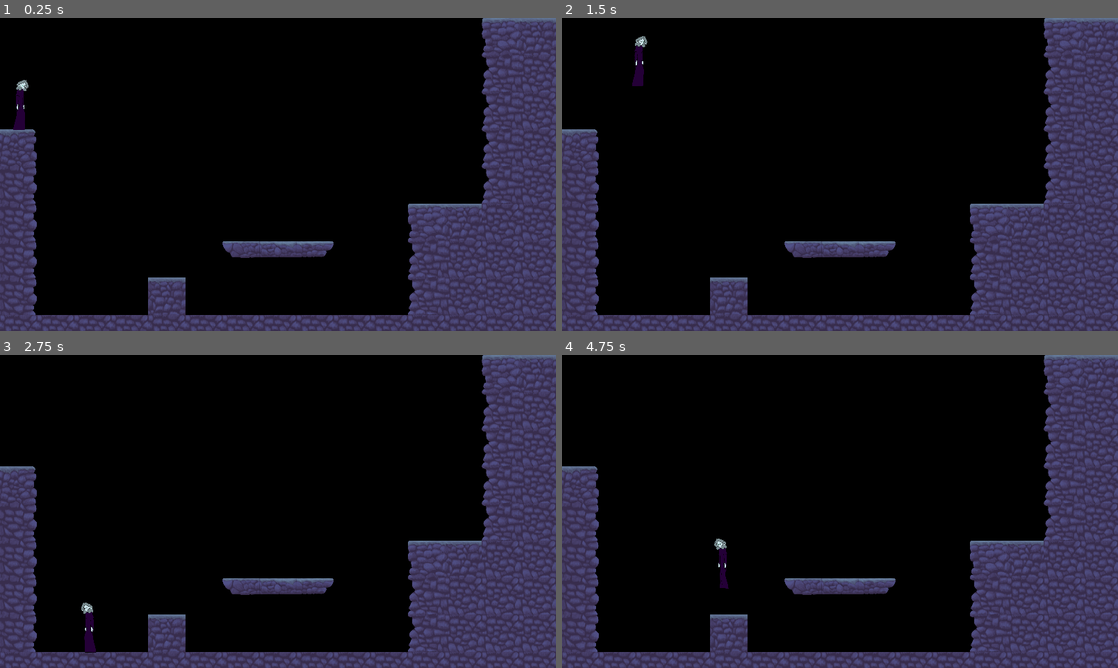
Above: before the commit, frames 1-4 (two rows, left to right).
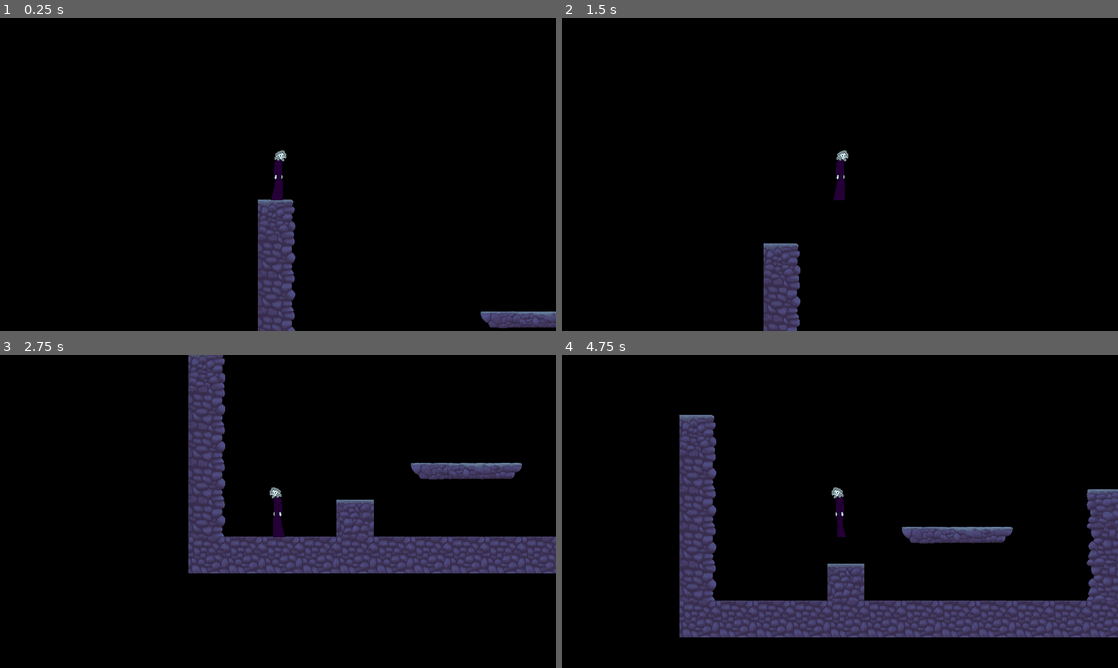
Above: after the commit, the same moments.

Repository: paigeweber13/19
Game: Godot game, scene res://levels/dev2.tscn
The game is run twice, just before and just after one commit, with the same random seed, the same clock (stepped at 60 frames per second) and the same inputs. The project has no main scene, so this scene is started directly.
Inputs:
- Up to frame 1 (0.25 s): no input
- Up to frame 2 (1.5 s): tap Enter (ui_accept) at 0.5, 0.77 s; hold Right (ui_right) from 0.53 s (still down)
- Up to frame 3 (2.75 s): tap Enter (ui_accept) at 1.52 s; release Right (ui_right) at 2.03 s; hold Left (ui_left) from 2.03 s (still down)
- Up to frame 4 (4.75 s): release Left (ui_left) at 2.78 s; hold Right (ui_right) 2.78-4.28 s; tap Enter (ui_accept) at 3.02, 3.77, 4.52 s; hold Left (ui_left) from 4.28 s (still down)

The runs differ from the first frame. In frame 1, 29% of the frame differs, in the area x 0-100%, y 0-100%; in frame 2, 29%; in frame 3, 36%; in frame 4, 35%.

Commit message:
made camera follow player

Diff:
--- a/levels/dev2.tscn
+++ b/levels/dev2.tscn
@@ -11,3 +11,8 @@
 
 [node name="player" parent="." instance=ExtResource( 2 )]
 position = Vector2( 137.408, 593.354 )
+
+[node name="Camera2D" type="Camera2D" parent="player"]
+position = Vector2( -0.0972443, -0.000915527 )
+scale = Vector2( 1.66667, 1.66667 )
+current = true
